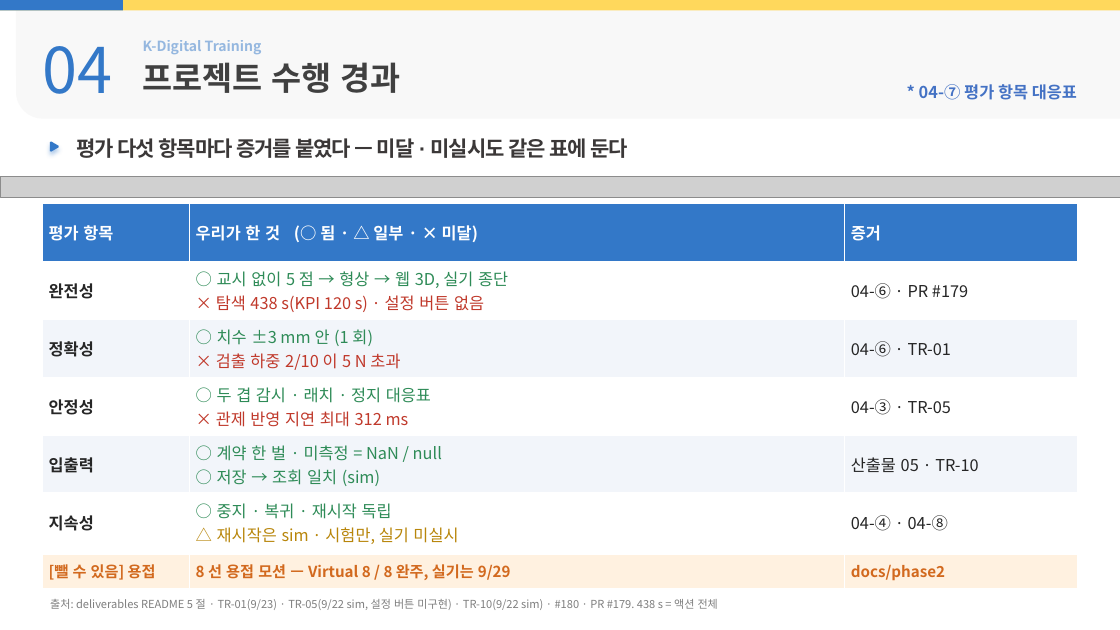
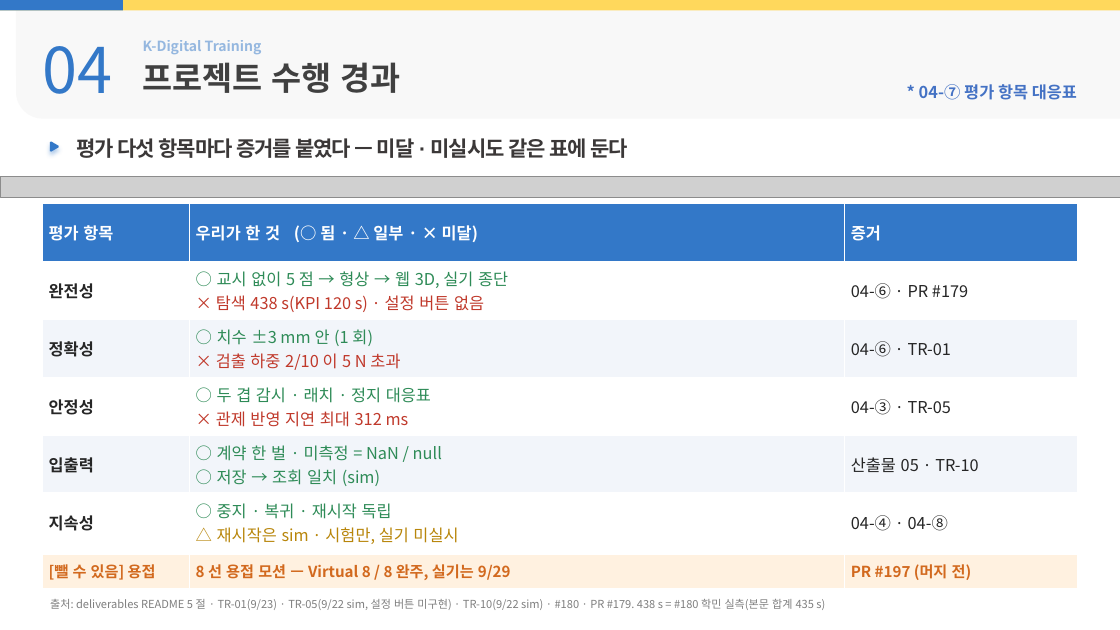
Before and after one commit to yujh5537/rokey_cobot1_Weld-Made, a slide deck: slide 14 of docs/presentation/slides-byeonghu.pptx. Drawn at 1120x630 pixels with LibreOffice and Linux fonts; fonts in the diff are those of the drawing; grey boxes stand for pictures; background and template pictures are left out. Boxes give left, top, right and bottom in pixels: in the first picture for what was removed or moved away, otherwise in the second. Text is boxed around its words. In the diff, an @@ line names an element or a change of style, - is before the commit and + after.

```diff
--- a/docs/presentation/slides-byeonghu.pptx
+++ b/docs/presentation/slides-byeonghu.pptx
@@ table at [42, 555, 1078, 588] @@
-row 1, column 3: docs/phase2
+row 1, column 3: PR #197 (머지 전)
@@ text at [50, 599, 825, 610]: text changed @@
-출처: deliverables README 5 절 · TR-01(9/23) · TR-05(9/22 sim, 설정 버튼 미구현) · TR-10(9/22 sim) · #180 · PR #179. 438 s = 액션 전체
+출처: deliverables README 5 절 · TR-01(9/23) · TR-05(9/22 sim, 설정 버튼 미구현) · TR-10(9/22 sim) · #180 · PR #179. 438 s = #180 학민 실측(본문 합계 435 s)
```
Also in this commit, not shown: 7 other slides changed, 11 other files.
